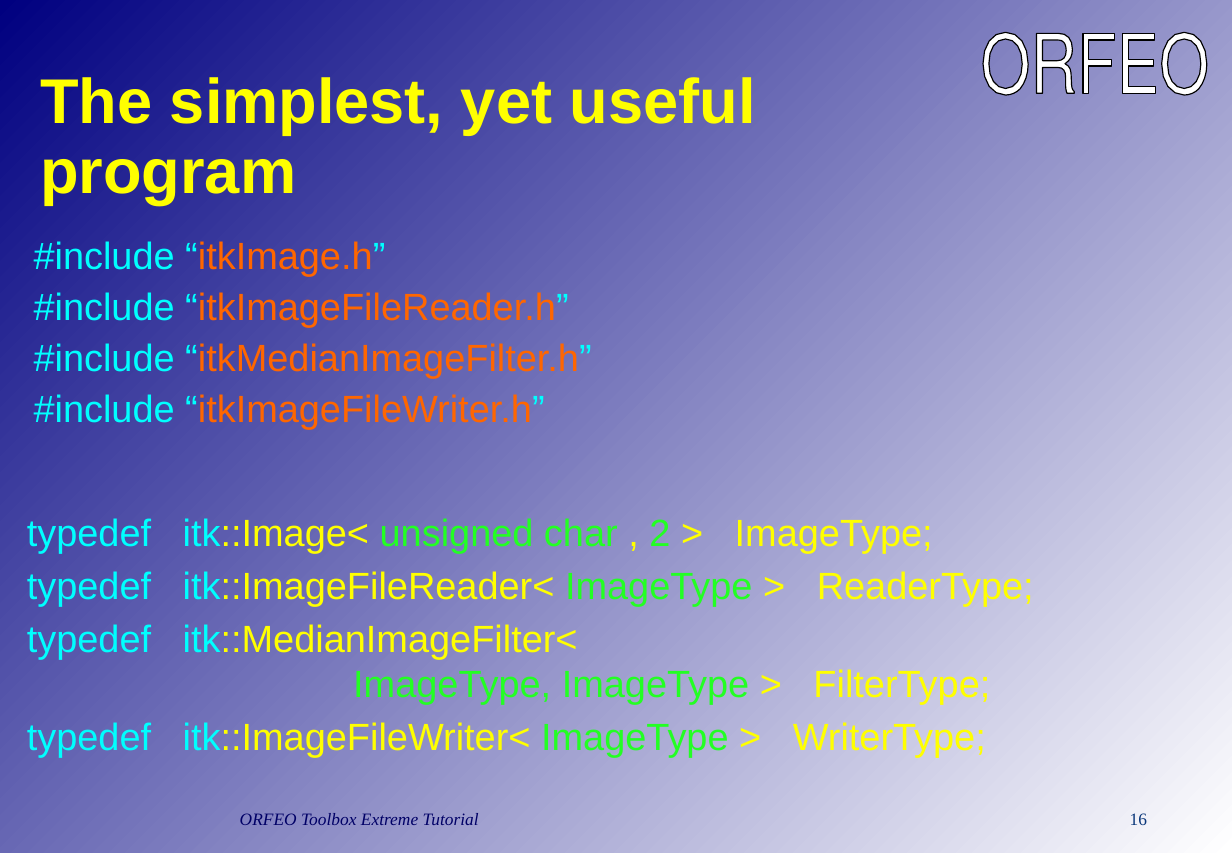
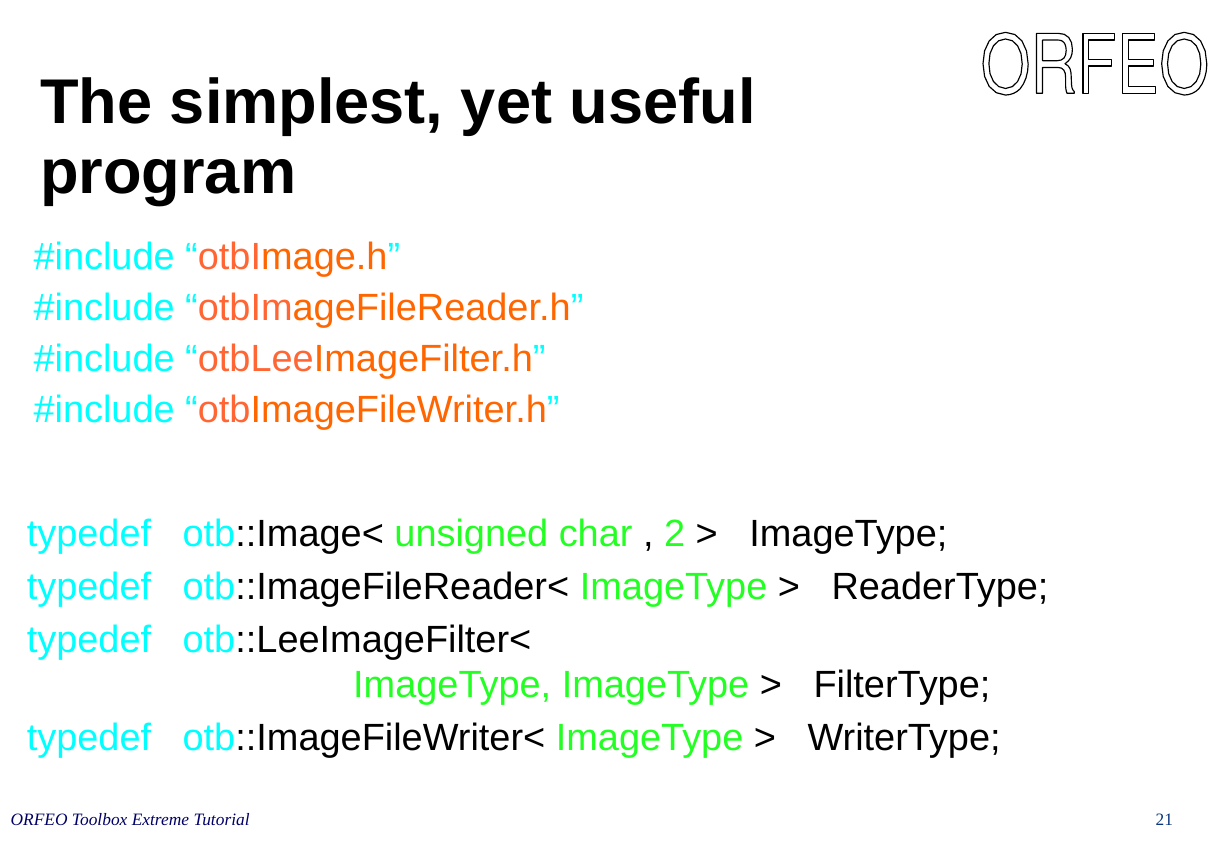
Before and after one commit to orfeotoolbox/OTB-Documents, a slide deck: slide 21 of CourseWare/OTBIn90Minutes.ppt (slide 16 before the commit). Drawn at 1232x853 pixels with LibreOffice and Linux fonts; fonts in the diff are those of the drawing. Boxes give left, top, right and bottom in pixels: in the first picture for what was removed or moved away, otherwise in the second. Text is boxed around its words. In the diff, an @@ line names an element or a change of style, - is before the commit and + after.

```diff
--- a/CourseWare/OTBIn90Minutes.ppt
+++ b/CourseWare/OTBIn90Minutes.ppt
@@ background gradient #000080 to #FFFFFF to #FFFFFF @@
@@ title "The simplest, yet useful program" at (40, 77, 756, 206): text colour #FFFF00 to #000000 @@
@@ text at (34, 241, 583, 429): text changed @@
-#include “itkImage.h”
-#include “itkImageFileReader.h”
-#include “itkMedianImageFilter.h”
-#include “itkImageFileWriter.h”
+#include “otbImage.h”
+#include “otbImageFileReader.h”
+#include “otbLeeImageFilter.h”
+#include “otbImageFileWriter.h”
@@ text at (27, 518, 1049, 757): text changed; text colour #FFFF00 to #000000 @@
-typedef itk::Image< unsigned char , 2 > ImageType;
-typedef itk::ImageFileReader< ImageType > ReaderType;
-typedef itk::MedianImageFilter<
-ImageType, ImageType > FilterType;
-typedef itk::ImageFileWriter< ImageType > WriterType;
+typedef otb::Image< unsigned char , 2 > ImageType;
+typedef otb::ImageFileReader< ImageType > ReaderType;
+typedef otb::LeeImageFilter<
+ImageType, ImageType > FilterType;
+typedef otb::ImageFileWriter< ImageType > WriterType;
@@ text "ORFEO Toolbox Extreme Tutorial": place and size @@
-text "ORFEO Toolbox Extreme Tutorial" at (240, 813, 479, 825)
+text "ORFEO Toolbox Extreme Tutorial" at (11, 813, 250, 825)
@@ page number removed at (1130, 813, 1147, 825) @@
-16
@@ page number added at (1156, 813, 1173, 825), 11 pt, text #09367A @@
+21
```
Also in this commit, not shown: 23 other slides changed, 8 slides added, 3 slides removed.
